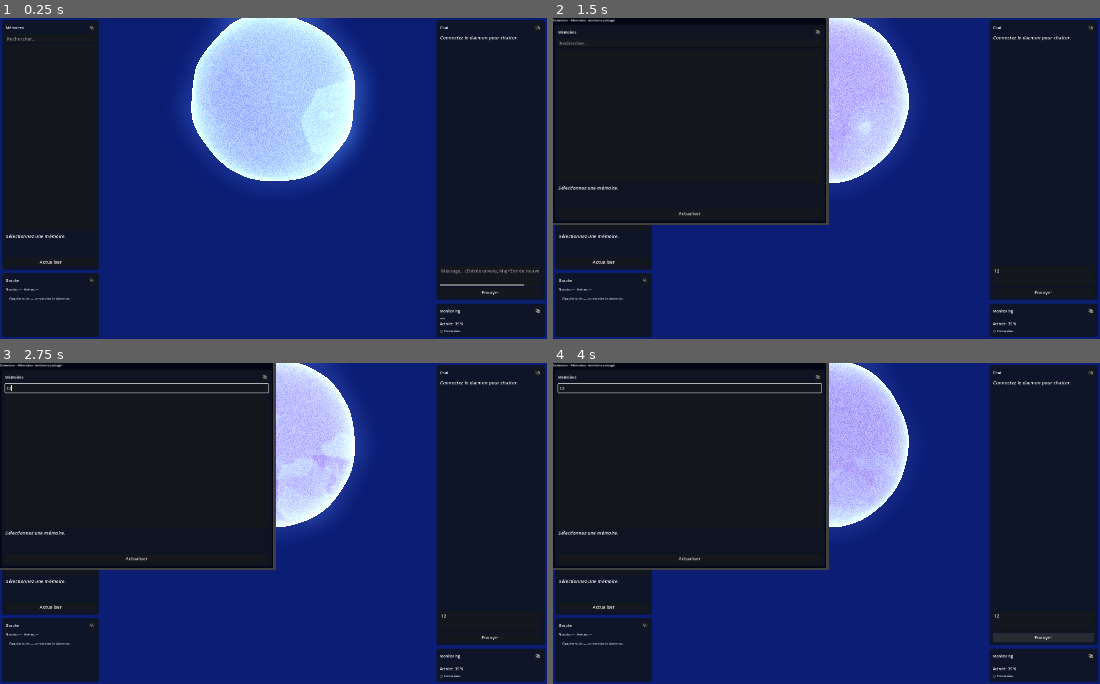
Above: before the commit, frames 1-4 (two rows, left to right).
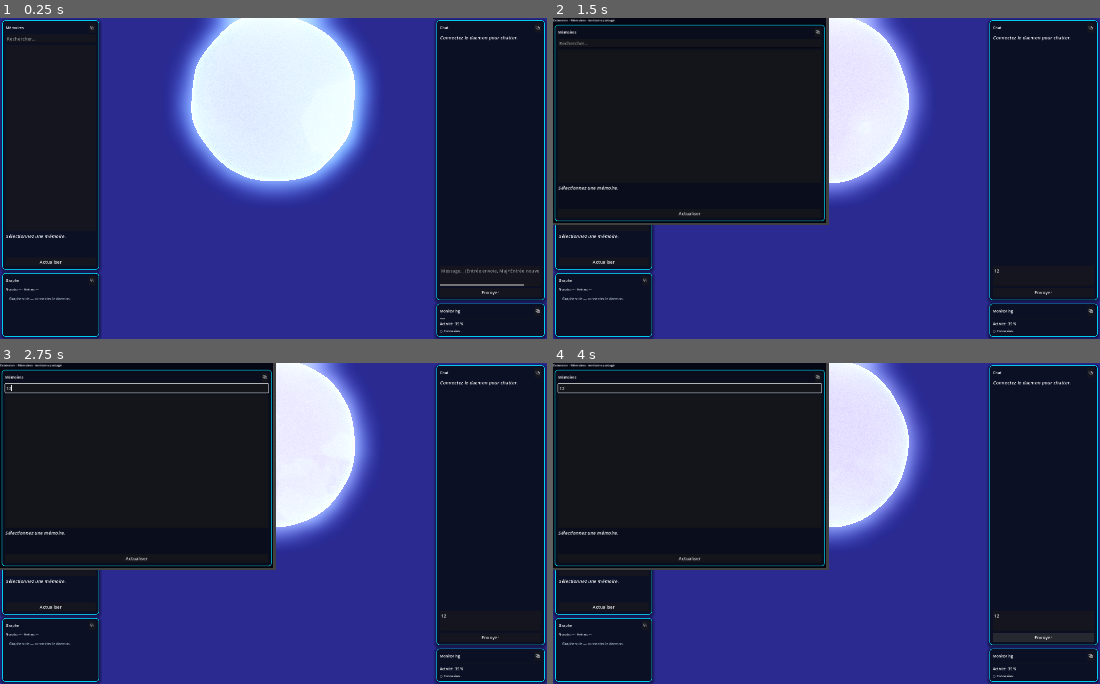
Above: after the commit, the same moments.

Repository: SovenLabs/orchestrateur
Game: Godot game, scene res://scenes/MainTerritory.tscn
The game is run twice, just before and just after one commit, with the same random seed, the same clock (stepped at 60 frames per second) and the same inputs.
Inputs (mouse positions are in pixels of both pictures, inside the frame that each line leads up to):
- Up to frame 1 (0.25 s): no input
- Up to frame 2 (1.5 s): click (602, 37) at 0.52 s; type "12" at 0.6 s; click (1045, 274) at 0.75 s; type "12" at 0.83 s; click "⧉" at 1.25 s
- Up to frame 3 (2.75 s): click (136, 388) at 2.02 s; type "12" at 2.1 s
- Up to frame 4 (4 s): click "Actualiser" at 2.75 s; click "Envoyer" at 3.5 s

The runs differ from the first frame. In frame 1, 61% of the frame differs, in the area x 0-100%, y 0-100%; in frame 2, 42%; in frame 3, 41%; in frame 4, 42%.

Commit message:
feat(godot): MainScene fond spatial sci-fi + starfield + panneaux neon
- main_scene.gd: Environment glow, starfield 1200, style panneaux cyan
- starfield_particles.gdshader, Background/Starfield dans MainTerritory
- TerritoryTheme partage le style sci-fi sur les extensions
- Remplace main.gd et brain_visual_fx sur WorldEnvironment

Diff:
--- a/territoire-graphique/godot-project/scenes/MainTerritory.tscn
+++ b/territoire-graphique/godot-project/scenes/MainTerritory.tscn
@@ -1,7 +1,6 @@
 [gd_scene load_steps=11 format=3 uid="uid://main_territory_p17"]
 
-[ext_resource type="Script" path="res://scripts/main.gd" id="1_main"]
-[ext_resource type="Script" path="res://scripts/brain_visual_fx.gd" id="10_postfx"]
+[ext_resource type="Script" path="res://scripts/main_scene.gd" id="1_main"]
 [ext_resource type="Script" path="res://scripts/daemon_client.gd" id="9_daemon"]
 [ext_resource type="Script" path="res://scripts/territory_manager.gd" id="2_manager"]
 [ext_resource type="Script" path="res://scripts/dock_layout.gd" id="3_layout"]
@@ -10,6 +9,10 @@
 [ext_resource type="PackedScene" uid="uid://graph_panel_p17" path="res://scenes/GraphPanel.tscn" id="6_graph"]
 [ext_resource type="PackedScene" uid="uid://chat_panel_p17" path="res://scenes/ChatPanel.tscn" id="7_chat"]
 [ext_resource type="PackedScene" uid="uid://monitoring_panel_p17" path="res://scenes/MonitoringPanel.tscn" id="8_monitor"]
+
+[sub_resource type="SphereMesh" id="SphereMesh_star"]
+radius = 0.02
+height = 0.04
 
 [node name="TerritoireGraphique" type="Node3D"]
 script = ExtResource("1_main")
@@ -31,11 +34,19 @@
 right_v = NodePath("../UI/DockRoot/LayoutHost/RightColumn/RightSplit")
 
 [node name="WorldEnvironment" type="WorldEnvironment" parent="."]
-script = ExtResource("10_postfx")
+
+[node name="Background" type="Node3D" parent="."]
+
+[node name="Starfield" type="GPUParticles3D" parent="Background"]
+amount = 1200
+lifetime = 9999.0
+preprocess = 1200.0
+visibility_aabb = AABB(-60, -60, -60, 120, 120, 120)
+draw_pass_1 = SubResource("SphereMesh_star")
 
 [node name="DirectionalLight3D" type="DirectionalLight3D" parent="."]
 transform = Transform3D(0.866, -0.354, 0.354, 0, 0.707, 0.707, -0.5, -0.612, 0.612, 2, 4, 2)
-light_energy = 0.6
+light_energy = 0.35
 
 [node name="Camera3D" type="Camera3D" parent="."]
 transform = Transform3D(1, 0, 0, 0, 0.94, 0.342, 0, -0.342, 0.94, 0, 0.5, 4.2)
--- a/territoire-graphique/godot-project/scripts/main.gd
+++ /dev/null
@@ -1,38 +0,0 @@
-extends Node3D
-## Fenêtre principale — Boule + layout responsive 1920×1080.
-
-const MIN_WINDOW := Vector2i(1024, 600)
-
-@onready var _daemon: TerritoryDaemonClient = $DaemonClient
-@onready var _camera: Camera3D = $Camera3D
-
-
-func _ready() -> void:
-	_configure_window()
-	WindowManager.register_main(self)
-	if _daemon:
-		_daemon.configure_window("main", ["chat", "memory", "graph", "monitoring"])
-	var vp := get_viewport()
-	if vp and not vp.size_changed.is_connected(_on_viewport_resized):
-		vp.size_changed.connect(_on_viewport_resized)
-	call_deferred("_on_viewport_resized")
-
-
-func _configure_window() -> void:
-	var win := get_window()
-	if not win:
-		return
-	win.min_size = MIN_WINDOW
-	if win.size.x < MIN_WINDOW.x or win.size.y < MIN_WINDOW.y:
-		win.size = Vector2i(1920, 1080)
-
-
-func _on_viewport_resized() -> void:
-	if not _camera:
-		return
-	var size := get_viewport().get_visible_rect().size
-	if size.y <= 0.0:
-		return
-	var aspect := size.x / size.y
-	# Légère adaptation FOV pour garder la boule bien cadrée.
-	_camera.fov = clampf(lerpf(58.0, 48.0, inverse_lerp(1.2, 2.2, aspect)), 44.0, 62.0)
--- /dev/null
+++ b/territoire-graphique/godot-project/scripts/main_scene.gd
@@ -0,0 +1,170 @@
+# MainScene.gd — Fond spatial + UI Sci-Fi + bootstrap Territoire Graphique
+# Godot 4.7.stable — doc: res://docs/GODOT_STABLE_REFERENCE.md
+extends Node3D
+class_name MainScene
+
+const DEFAULT_WINDOW := Vector2i(1920, 1080)
+const MIN_WINDOW_SIZE := Vector2i(1024, 600)
+const STARFIELD_SHADER := preload("res://shaders/starfield_particles.gdshader")
+
+@onready var world_env: WorldEnvironment = $WorldEnvironment
+@onready var starfield: GPUParticles3D = $Background/Starfield
+@onready var _camera: Camera3D = $Camera3D
+@onready var _daemon: TerritoryDaemonClient = $DaemonClient
+
+@onready var memory_panel: PanelContainer = %MemoryListPanel
+@onready var chat_panel: PanelContainer = %ChatPanel
+@onready var graph_panel: PanelContainer = %GraphPanel
+@onready var monitoring_panel: PanelContainer = %MonitoringPanel
+
+var _base_glow_intensity := 1.4
+var _base_glow_bloom := 0.75
+
+
+func _ready() -> void:
+	_configure_window()
+	WindowManager.register_main(self)
+	setup_space_environment()
+	setup_starfield()
+	call_deferred("style_all_panels")
+
+	if _daemon:
+		_daemon.configure_window("main", ["chat", "memory", "graph", "monitoring"])
+
+	var vp := get_viewport()
+	if vp and not vp.size_changed.is_connected(_on_viewport_resized):
+		vp.size_changed.connect(_on_viewport_resized)
+	call_deferred("_on_viewport_resized")
+
+
+func _process(delta: float) -> void:
+	if starfield and starfield.material_override is ShaderMaterial:
+		var mat := starfield.material_override as ShaderMaterial
+		mat.set_shader_parameter("time", Time.get_ticks_msec() / 1000.0)
+
+
+func set_activity(intensity: float, stress: float = 0.0) -> void:
+	## Compat brain_sphere / territory_environment group.
+	if world_env == null or world_env.environment == null:
+		return
+	var env := world_env.environment
+	var t := clampf(intensity, 0.0, 1.0)
+	env.glow_intensity = lerpf(_base_glow_intensity, _base_glow_intensity + 0.35, t)
+	env.glow_bloom = lerpf(_base_glow_bloom, _base_glow_bloom + 0.1, t)
+	if stress > 0.4:
+		env.glow_intensity *= lerpf(1.0, 0.75, stress)
+
+
+func setup_space_environment() -> void:
+	var env := Environment.new()
+
+	env.background_mode = Environment.BG_COLOR
+	env.background_color = Color("#05050f")
+
+	env.ambient_light_source = Environment.AMBIENT_SOURCE_COLOR
+	env.ambient_light_color = Color(0.04, 0.06, 0.12)
+	env.ambient_light_energy = 0.3
+
+	env.glow_enabled = true
+	env.glow_intensity = _base_glow_intensity
+	env.glow_strength = 1.1
+	env.glow_bloom = _base_glow_bloom
+	env.glow_blend_mode = Environment.GLOW_BLEND_MODE_SOFTLIGHT
+	env.glow_hdr_threshold = 0.6
+	env.glow_hdr_scale = 1.8
+	env.set("glow_levels/1", true)
+	env.set("glow_levels/2", true)
+	env.set("glow_levels/3", true)
+	env.set("glow_levels/4", true)
+
+	env.tonemap_mode = Environment.TONE_MAPPER_FILMIC
+	env.tonemap_exposure = 1.1
+	env.adjustment_enabled = true
+	env.adjustment_saturation = 1.1
+
+	world_env.environment = env
+	world_env.add_to_group("territory_environment")
+
+
+func setup_starfield() -> void:
+	if starfield == null:
+		push_warning("Starfield node not found")
+		return
+
+	starfield.amount = 1200
+	starfield.lifetime = 9999.0
+	starfield.preprocess = 1200.0
+	starfield.emitting = true
+	starfield.visibility_aabb = AABB(Vector3(-60, -60, -60), Vector3(120, 120, 120))
+
+	var process_mat := ParticleProcessMaterial.new()
+	process_mat.emission_shape = ParticleProcessMaterial.EMISSION_SHAPE_BOX
+	process_mat.emission_box_extents = Vector3(28, 18, 28)
+	process_mat.direction = Vector3.ZERO
+	process_mat.spread = 180.0
+	process_mat.gravity = Vector3.ZERO
+	process_mat.initial_velocity_min = 0.0
+	process_mat.initial_velocity_max = 0.0
+	process_mat.scale_min = 0.02
+	process_mat.scale_max = 0.05
+	starfield.process_material = process_mat
+	starfield.material_override = create_starfield_shader_material()
+
+
+func style_all_panels() -> void:
+	apply_space_panel_style(memory_panel)
+	apply_space_panel_style(chat_panel)
+	apply_space_panel_style(graph_panel)
+	apply_space_panel_style(monitoring_panel)
+
+
+static func apply_space_panel_style(panel: PanelContainer) -> void:
+	if panel == null:
+		return
+
+	var style := StyleBoxFlat.new()
+	style.bg_color = Color("#0a0f1f")
+	style.bg_color.a = 0.88
+	style.border_color = Color("#00ddff")
+	style.border_width_left = 2
+	style.border_width_top = 2
+	style.border_width_right = 2
+	style.border_width_bottom = 2
+	style.corner_radius_top_left = 10
+	style.corner_radius_top_right = 10
+	style.corner_radius_bottom_left = 10
+	style.corner_radius_bottom_right = 10
+	style.shadow_color = Color(0, 0, 0, 0.45)
+	style.shadow_size = 12
+	style.shadow_offset = Vector2(0, 4)
+	style.content_margin_left = 4
+	style.content_margin_top = 4
+	style.content_margin_right = 4
+	style.content_margin_bottom = 4
+	panel.add_theme_stylebox_override("panel", style)
+
+
+func create_starfield_shader_material() -> ShaderMaterial:
+	var mat := ShaderMaterial.new()
+	mat.shader = STARFIELD_SHADER
+	mat.set_shader_parameter("time", 0.0)
+	return mat
+
+
+func _configure_window() -> void:
+	var win := get_window()
+	if win == null:
+		return
+	win.min_size = MIN_WINDOW_SIZE
+	if win.size.x < MIN_WINDOW_SIZE.x or win.size.y < MIN_WINDOW_SIZE.y:
+		win.size = DEFAULT_WINDOW
+
+
+func _on_viewport_resized() -> void:
+	if _camera == null:
+		return
+	var size := get_viewport().get_visible_rect().size
+	if size.y <= 0.0:
+		return
+	var aspect := size.x / size.y
+	_camera.fov = clampf(lerpf(58.0, 48.0, inverse_lerp(1.2, 2.2, aspect)), 44.0, 62.0)
--- a/territoire-graphique/godot-project/scripts/territory_theme.gd
+++ b/territoire-graphique/godot-project/scripts/territory_theme.gd
@@ -21,11 +21,7 @@
 	if node is Control:
 		var ctrl := node as Control
 		if ctrl is PanelContainer:
-			var style := StyleBoxFlat.new()
-			style.bg_color = PANEL_BG
-			style.set_corner_radius_all(6)
-			style.set_content_margin_all(4)
-			ctrl.add_theme_stylebox_override("panel", style)
+			MainScene.apply_space_panel_style(ctrl as PanelContainer)
 
 
 func _apply_root_theme(root: Node) -> void:
--- /dev/null
+++ b/territoire-graphique/godot-project/shaders/starfield_particles.gdshader
@@ -0,0 +1,14 @@
+shader_type spatial;
+render_mode blend_add, unshaded, depth_draw_never, cull_disabled;
+
+uniform float time : hint_range(0.0, 100000.0) = 0.0;
+
+void fragment() {
+	vec2 uv = UV * 2.0 - 1.0;
+	float dist = length(uv);
+	float core = smoothstep(1.0, 0.0, dist);
+	float tw = 0.55 + 0.45 * sin(time * 1.8 + (UV.x + UV.y) * 12.0);
+	vec3 col = vec3(0.55, 0.78, 1.0) * core * tw;
+	ALBEDO = col;
+	EMISSION = col * 1.4;
+}
Not shown, changed: territoire-graphique/godot-project/docs/GODOT_STABLE_REFERENCE.md
